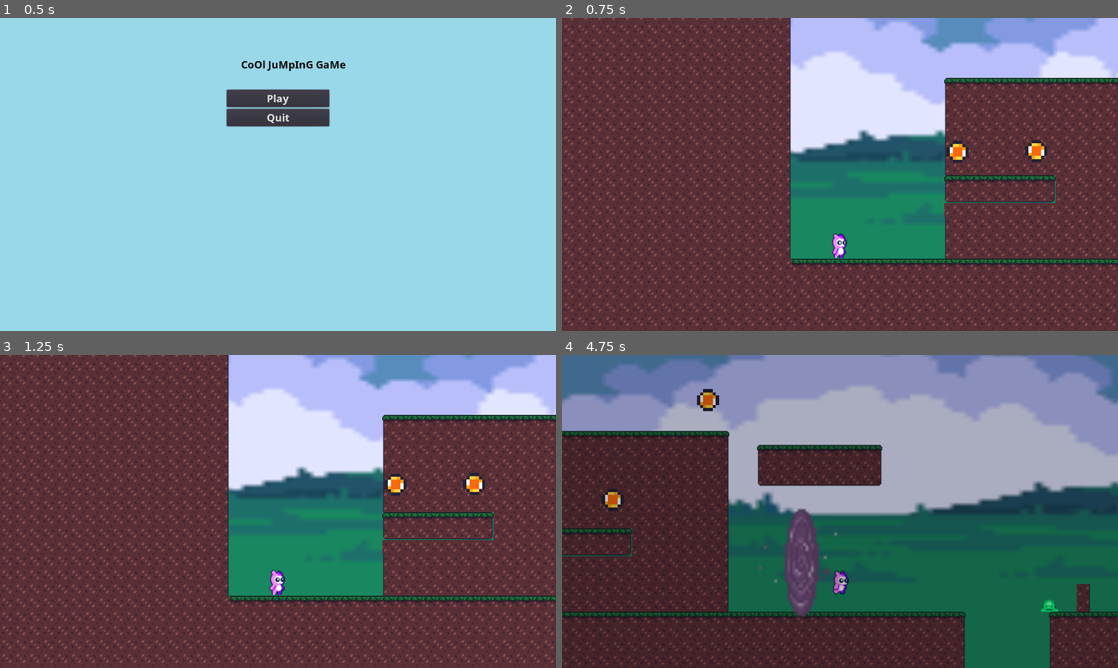
Above: before the commit, frames 1-4 (two rows, left to right).
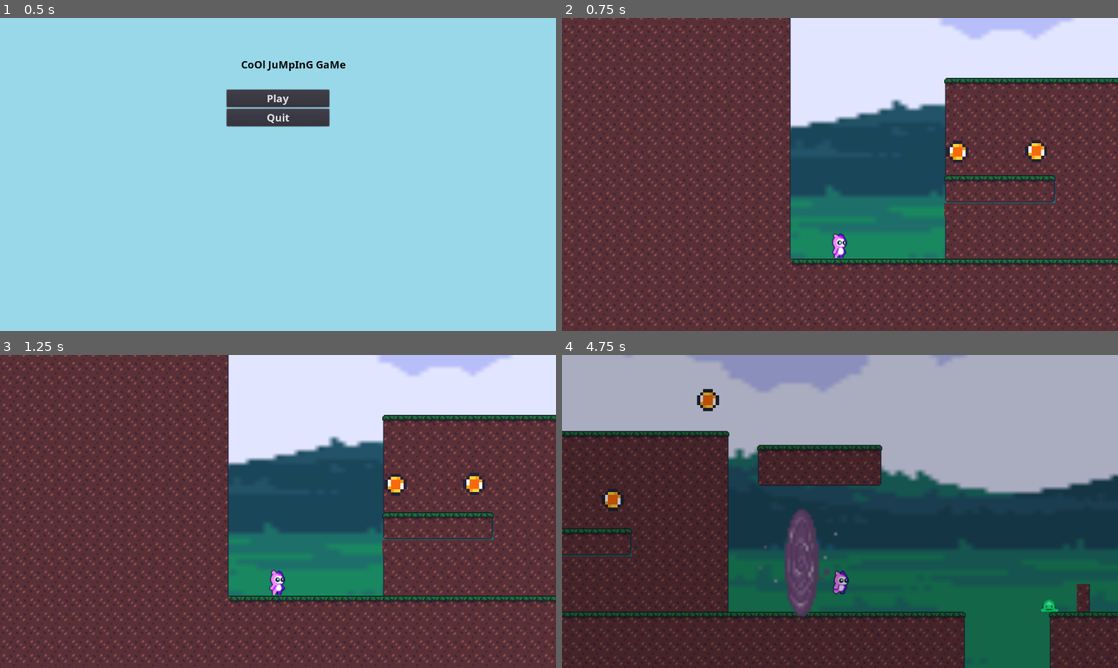
Above: after the commit, the same moments.

Repository: Mertric/2D-Video-game
Game: Godot game, scene res://Screen/MainScreen.tscn
The game is run twice, just before and just after one commit, with the same random seed, the same clock (stepped at 60 frames per second) and the same inputs.
Inputs:
- Up to frame 1 (0.5 s): no input
- Up to frame 2 (0.75 s): click "Play" at 0.5 s
- Up to frame 3 (1.25 s): no input
- Up to frame 4 (4.75 s): tap Enter at 1.25 s; hold D (right) 1.28-2.78 s; tap Space (jump) at 1.52, 2.27, 3.77, 4.52 s; hold A (left) 2.78-3.53 s; hold D (right) from 3.53 s (still down)

Frame 1 is identical in both runs. In frame 2, 16% of the frame differs, in the area x 41-100%, y 0-58%; in frame 3, 16%; in frame 4, 28%, in the area x 0-100%, y 0-63%.

Commit message:
Updated the cloud and hill speed movement in background

Diff:
--- a/2D Platformer/src/Levels/Level.tscn
+++ b/2D Platformer/src/Levels/Level.tscn
@@ -253,27 +253,26 @@
 motion_mirroring = Vector2( 800, 880 )
 
 [node name="Sprite" type="Sprite" parent="ParallaxBackground/Blue Sky"]
-position = Vector2( -2.1684e-19, 0 )
+position = Vector2( -8, 8 )
 scale = Vector2( 10, 5 )
 texture = ExtResource( 9 )
 centered = false
 
 [node name="Clouds" type="ParallaxLayer" parent="ParallaxBackground"]
-motion_scale = Vector2( 0.9, 0.9 )
+motion_scale = Vector2( 0.5, 1 )
 motion_mirroring = Vector2( 640, 0 )
 
 [node name="Sprite" type="Sprite" parent="ParallaxBackground/Clouds"]
-position = Vector2( 16, 0 )
 scale = Vector2( 8, 5 )
 texture = ExtResource( 10 )
 centered = false
 
 [node name="Hills" type="ParallaxLayer" parent="ParallaxBackground"]
-motion_scale = Vector2( 0.9, 0.9 )
+motion_scale = Vector2( 0.6, 1 )
 motion_mirroring = Vector2( 640, 0 )
 
 [node name="Sprite" type="Sprite" parent="ParallaxBackground/Hills"]
-position = Vector2( 0, 56 )
+position = Vector2( -8, 96 )
 scale = Vector2( 8, 5 )
 texture = ExtResource( 11 )
 centered = false
@@ -282,9 +281,10 @@
 motion_mirroring = Vector2( 640, 0 )
 
 [node name="Sprite" type="Sprite" parent="ParallaxBackground/Grass"]
-position = Vector2( 288, 424 )
+position = Vector2( 16, -64 )
 scale = Vector2( 8, 6 )
 texture = ExtResource( 12 )
+centered = false
 
 [editable path="Objective"]
 
